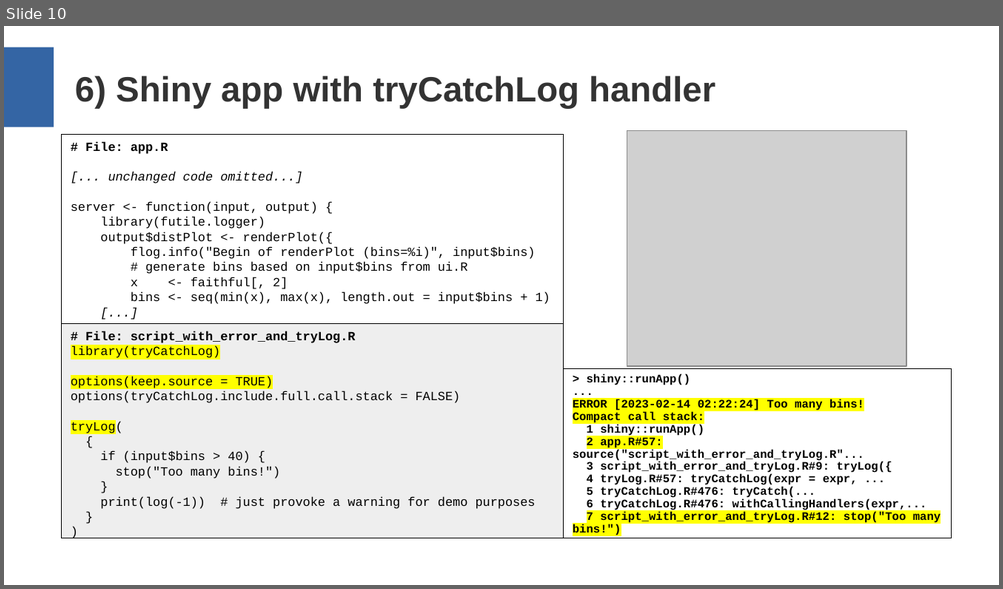
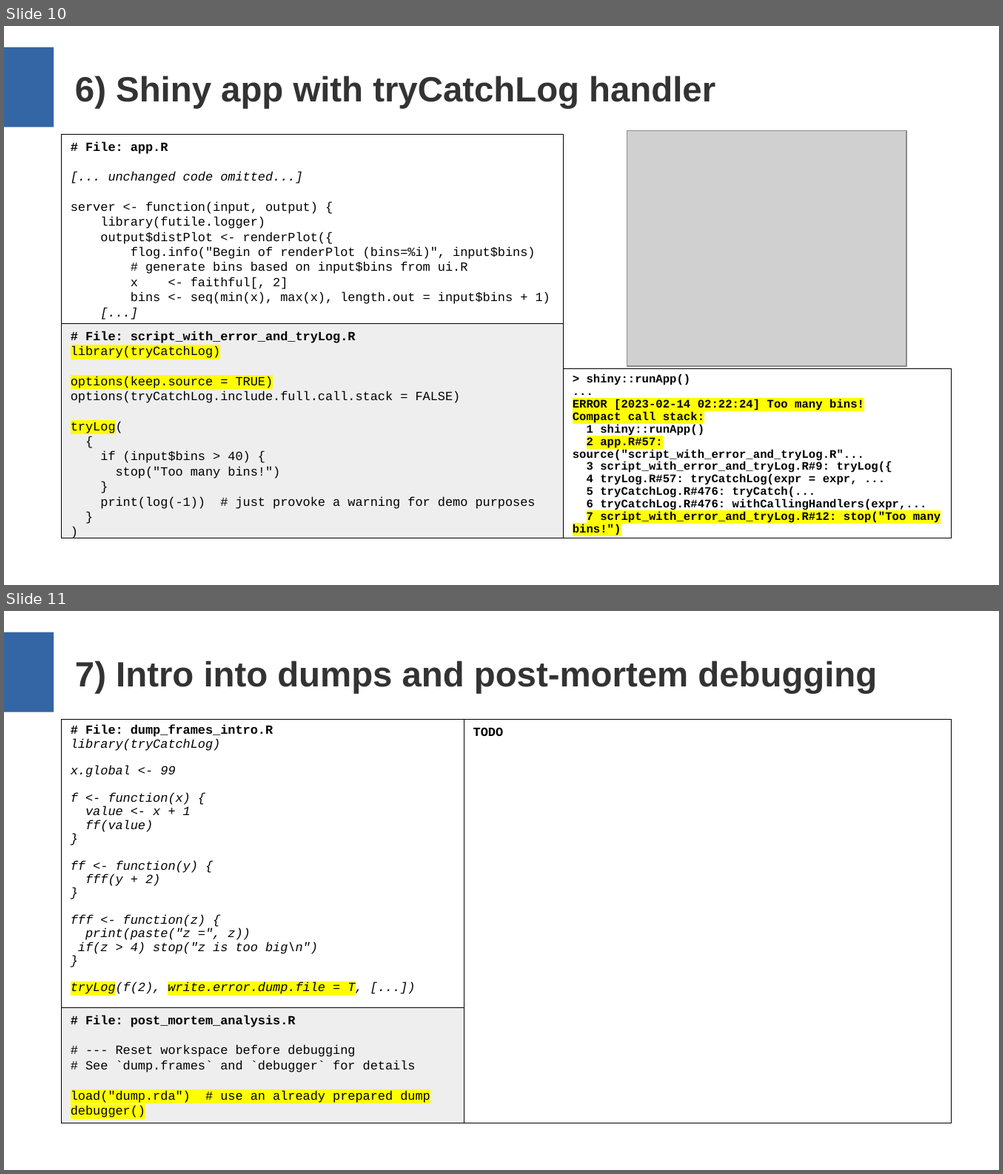
Before and after one commit to aryoda/R_shiny_post_mortem_analysis_training, a slide deck: Training slides.odp. Shown one above the other, each under a label of ours: slide 10 before the commit, slides 10 and 11 after it. The pictures are 1003x589 and 1003x1174 pixels, drawn with LibreOffice and Linux fonts; fonts in the diff are those of the drawing; grey boxes stand for pictures. Boxes give left, top, right and bottom in pixels: in the first picture for what was removed or moved away, otherwise in the second. Text is boxed around its words. In the diff, an @@ line names an element or a change of style, - is before the commit and + after.

```diff
--- a/Training slides.odp
+++ b/Training slides.odp
@@ slide 11 added at box(4, 611, 999, 1170), background #FFFFFF; not listed: 1 template element that a slide beside it also shows @@
@@ title added at box(75, 661, 876, 694), 28 pt, text #333333, bold @@
+7) Intro into dumps and post-mortem debugging
@@ rectangle added at box(62, 719, 464, 1008), outline #000000 0 pt, 10 pt, text #000000, italic @@
+# File: dump_frames_intro.R
+library(tryCatchLog)
+x.global <- 99
+f <- function(x) {
+value <- x + 1
+ff(value)
+}
+ff <- function(y) {
+fff(y + 2)
+}
+fff <- function(z) {
+print(paste("z =", z))
+if(z > 4) stop("z is too big\n")
+}
+tryLog(f(2), write.error.dump.file = T, [...])
@@ rectangle added at box(464, 719, 952, 1124), outline #000000 0 pt, 10 pt, text #000000, bold @@
+TODO
@@ rectangle added at box(62, 1008, 464, 1124), fill #EEEEEE, outline #000000 0 pt, 10 pt, text #000000 @@
+# File: post_mortem_analysis.R
+# --- Reset workspace before debugging
+# See `dump.frames` and `debugger` for details
+load("dump.rda") # use an already prepared dump
+debugger()
```
Also in this commit, not shown: 2 slides changed, 2 slides removed.
